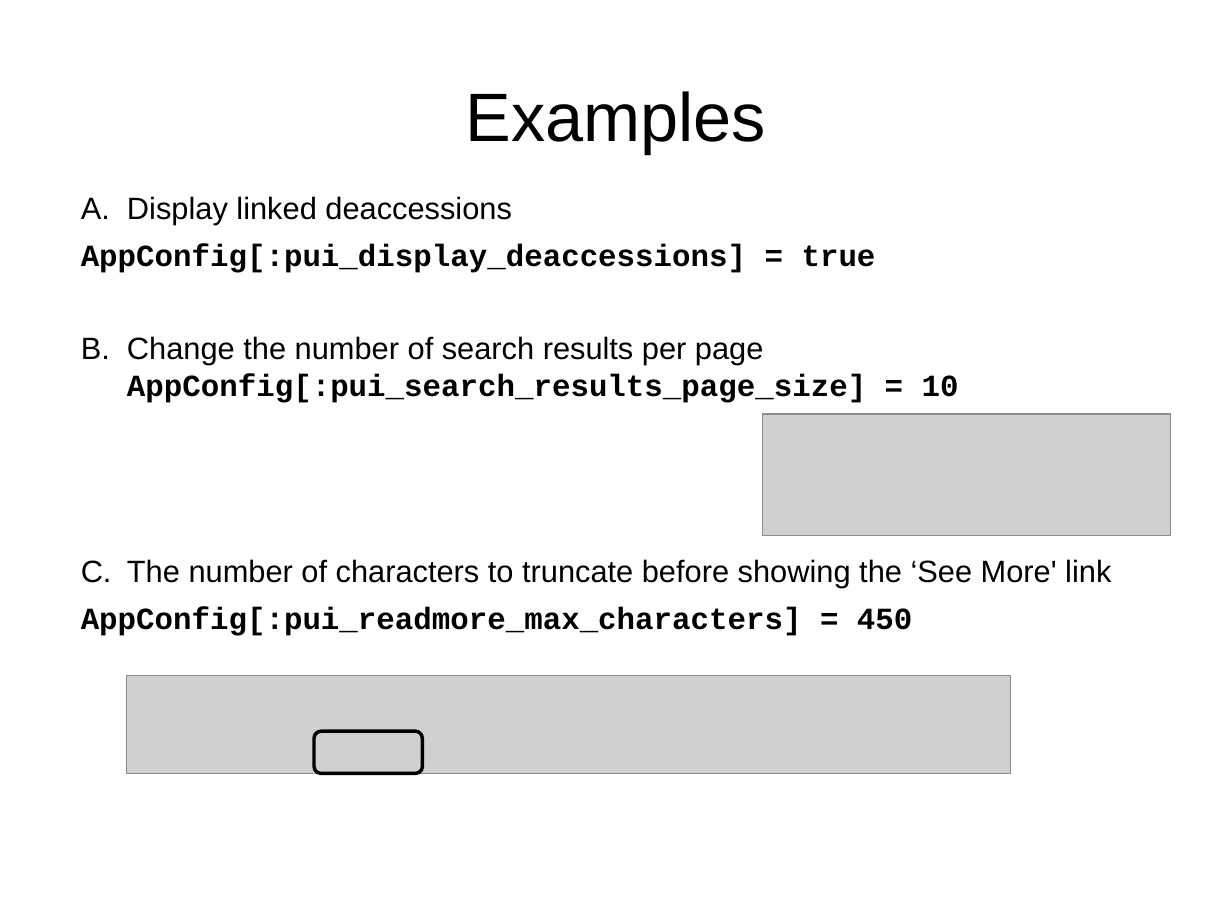
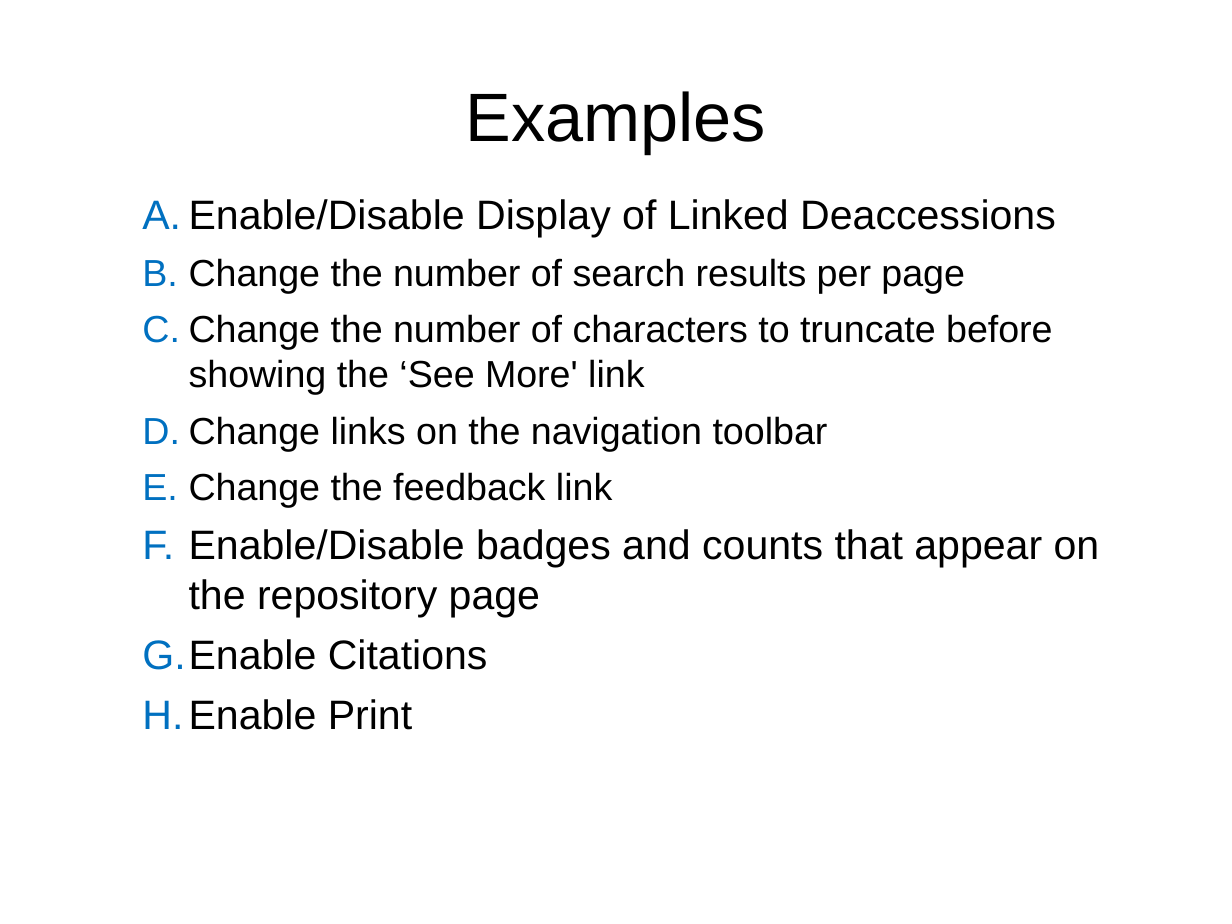
Before and after one commit to archivesspace/tech-docs, a slide deck: slide 5 of customization/customizing_PUI_examples/OnlineForumCustomizing.pptx. Drawn at 1232x924 pixels with LibreOffice and Linux fonts; fonts in the diff are those of the drawing; grey boxes stand for pictures; background and template pictures are left out. Boxes give left, top, right and bottom in pixels: in the first picture for what was removed or moved away, otherwise in the second. Text is boxed around its words. In the diff, an @@ line names an element or a change of style, - is before the commit and + after.

Commit message:
Update presentation with more example screenshots

```diff
--- a/customization/customizing_PUI_examples/OnlineForumCustomizing.pptx
+++ b/customization/customizing_PUI_examples/OnlineForumCustomizing.pptx
@@ text at (x1=142, y1=199, x2=1100, y2=730): text changed; size 18 to 22 pt; font Courier New to Arial; bold off @@
-  A. Display linked deaccessions
-  AppConfig[:pui_display_deaccessions] = true
-  B. Change the number of search results per page AppConfig[:pui_search_results_page_size] = 10
-  C. The number of characters to truncate before showing the ‘See More' link
-  AppConfig[:pui_readmore_max_characters] = 450
+A. Enable/Disable Display of Linked Deaccessions
+B. Change the number of search results per page
+C. Change the number of characters to truncate before showing the ‘See More' link
+D. Change links on the navigation toolbar
+E. Change the feedback link
+F. Enable/Disable badges and counts that appear on the repository page
+G. Enable Citations
+H. Enable Print
@@ picture removed at (x1=763, y1=414, x2=1170, y2=536) @@
@@ picture removed at (x1=127, y1=675, x2=1010, y2=774) @@
@@ rounded rectangle removed at (x1=314, y1=731, x2=423, y2=772) @@
```
Also in this commit, not shown: 8 other slides changed, 5 slides added, 2 slides removed, 1 other file.
